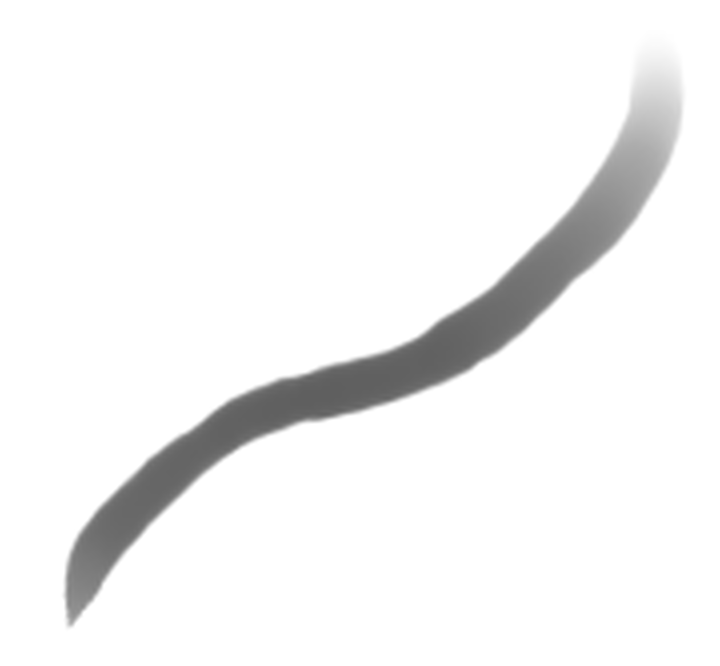
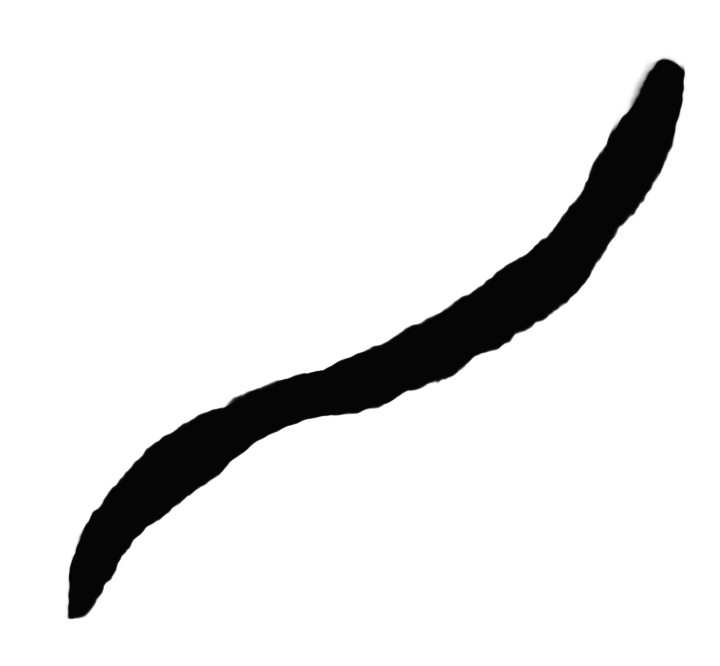
Before/after of a 720 x 666 layered artwork. What changed in the layer stack:
added layer "レイヤー7" above "geteken" over bbox(62, 53, 686, 620)
hid "geteken" over bbox(61, 37, 686, 631)
